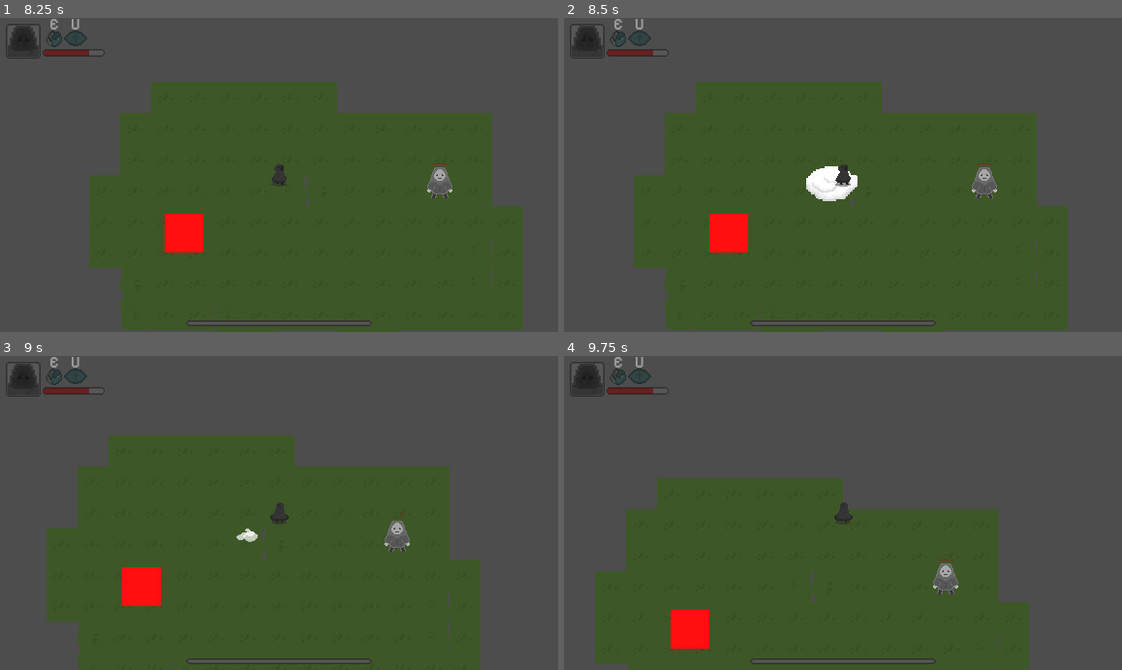
Above: before the commit, frames 1-4 (two rows, left to right).
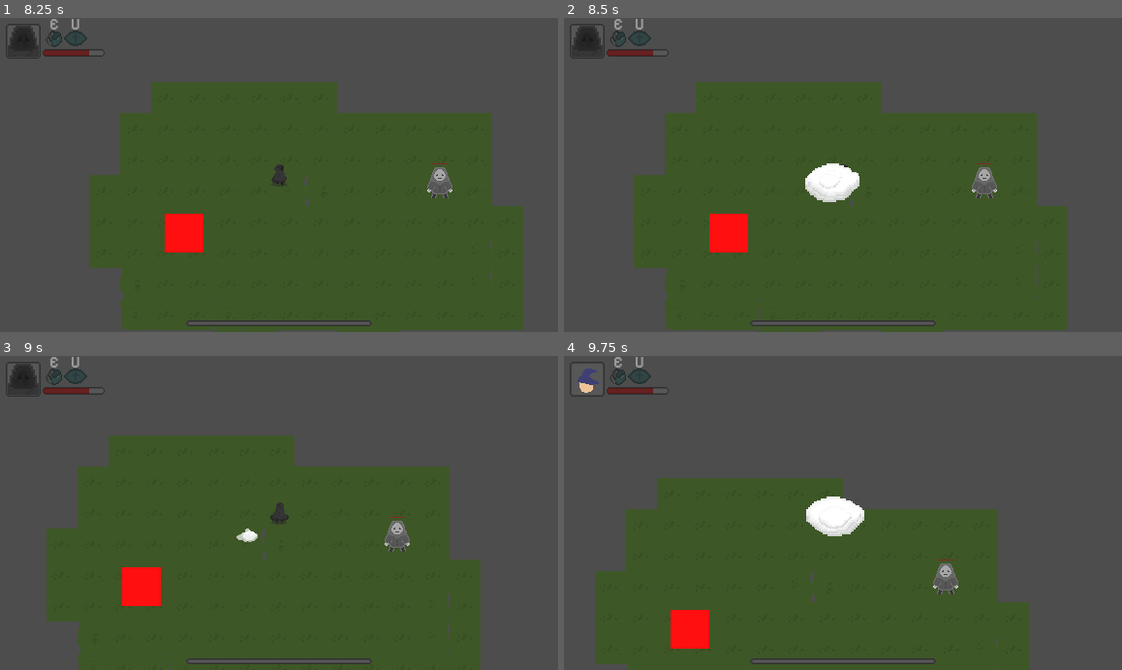
Above: after the commit, the same moments.

Repository: asztalosm/Sanctuary-of-Nyx
Game: Godot game, scene res://menu.tscn
Two runs of this game, one before a commit and one after it. Both use one fixed random seed, a clock stepped at 60 frames per second and the inputs below.
Inputs (mouse positions are in pixels of both pictures, inside the frame that each line leads up to):
- Up to frame 1 (8.25 s): click "Play" at 0.5 s; click "Play" at 1.25 s; click "Settings" at 2 s; tap Enter at 2.75, 4.25, 8.1 s; move the mouse to (401, 159) at 2.77 s; hold D (Right) 2.78-3.53 s; tap 1 (1) at 2.85, 3.8, 4.35, 5.3, 6.8 s; tap Space at 3.02, 3.5, 3.77, 5, 5.27, 6.02, 6.77 s; tap 2 (2) at 3.05, 3.6, 4.55, 5.1, 6.05, 7.55 s; move the mouse to (167, 190) at 3.52 s; hold Down (Down) 3.53-4.28 s; move the mouse to (334, 105) at 4.27 s; hold D (Right) 4.28-5.03 s; move the mouse to (251, 237) at 5.02 s; hold W (Up) 5.03-5.78 s; move the mouse to (446, 222) at 5.77 s; hold A (Left) 5.78-7.28 s; right-click (446, 222) at 5.85 s; move the mouse to (111, 127) at 6.52 s; click (111, 127) at 6.6 s; move the mouse to (306, 175) at 7.27 s; hold Down (Down) 7.28-8.03 s; tap B (B) at 7.35 s; move the mouse to (195, 96) at 8.02 s; hold D (Right) from 8.03 s (still down)
- Up to frame 2 (8.5 s): keep holding D (Right); tap Space at 8.27 s; tap 1 (1) at 8.3 s
- Up to frame 3 (9 s): move the mouse to (401, 497) at 8.77 s; release D (Right) at 8.78 s; hold W (Up) from 8.78 s (still down); tap 1 (1) at 8.85 s
- Up to frame 4 (9.75 s): tap Space at 9.02 s; tap 2 (2) at 9.05, 9.6 s; move the mouse to (731, 528) at 9.52 s; release W (Up) at 9.53 s; hold D (Right) from 9.53 s (still down)

Frame 1 is identical in both runs. In frame 2, 0.3% of the frame differs, in the area x 43-53%, y 46-59%; in frame 3, less than 0.1%; in frame 4, 1.5%, in the area x 1-54%, y 2-58%.

Commit message:
gui and character script changes, better particle system

Diff:
--- a/character.gd
+++ b/character.gd
@@ -61,12 +61,14 @@
 var hitenemies = []
 
 func switchcharacter(character):
-	for elements in Characters:
-		if elements.Class == currentcharacter.Class:
-			elements = currentcharacter
-	currentcharacter = character
-	$GPUParticles2D.emitting = true
-	changingcharacter = true
+	if !changingcharacter:
+		print(changingcharacter)
+		changingcharacter = true
+		for elements in Characters:
+			if elements.Class == currentcharacter.Class:
+				elements = currentcharacter
+		currentcharacter = character
+		$GPUParticles2D.restart()
 
 
 func _ready() -> void:
@@ -164,7 +166,7 @@
 		else:
 			velocity = Vector2(0,0)
 			if velocity == Vector2(0.0, 0.0):
-					$AnimatedSprite2D.play("frontidle")
+					$AnimatedSprite2D.play(currentcharacter.Class+"idle")
 
 		if Input.is_action_just_pressed("Attack") or Input.is_action_pressed("Attack"):
 			attack()
@@ -208,3 +210,8 @@
 		$Soundcontroller.play("footstepstart")
 	elif animname == "frontidle":
 		$Soundcontroller.play("footstepend")
+
+
+func characterswitched() -> void:
+	changingcharacter = false
+	print(changingcharacter)
--- a/character.tscn
+++ b/character.tscn
@@ -10,6 +10,7 @@
 [ext_resource type="Texture2D" uid="uid://bdllysncrmao8" path="res://resources/healthbarprogress.png" id="3_px5sl"]
 [ext_resource type="Texture2D" uid="uid://b48nfg2ml6qvu" path="res://resources/assassinicon.png" id="4_px5sl"]
 [ext_resource type="Texture2D" uid="uid://be450wnbhpqqp" path="res://resources/iconbackground.png" id="5_0qfo5"]
+[ext_resource type="Texture2D" uid="uid://tpks7i01ph7x" path="res://resources/temporarybadwizardbase.png" id="5_2ia7u"]
 [ext_resource type="AudioStream" uid="uid://c6c8y7kdyseup" path="res://resources/menubutton.wav" id="7_qi5as"]
 [ext_resource type="Shader" uid="uid://qqtrj4ugpi8b" path="res://resources/shaders/menubg.tres" id="8_jb3kq"]
 [ext_resource type="Texture2D" uid="uid://bx8eo8h6brff3" path="res://resources/backpack.png" id="8_lpiy1"]
@@ -36,14 +37,16 @@
 [ext_resource type="Texture2D" uid="uid://g1b26c8m7md3" path="res://resources/characterchangeparticle.png" id="34_lyohd"]
 
 [sub_resource type="Curve" id="Curve_lyohd"]
-_data = [Vector2(0, 1), 0.0, 0.0, 0, 0, Vector2(0.794118, 0.516854), -1.68617, -1.68617, 0, 0, Vector2(1, 0), 0.0, 0.0, 0, 0]
-point_count = 3
+_limits = [0.0, 1.0, 0.0, 1.2]
+_data = [Vector2(0, 1), 0.0, 0.0, 0, 0, Vector2(0.423529, 0.797753), 0.0, 0.0, 0, 0, Vector2(0.626471, 0.741573), -1.68617, -1.68617, 0, 0, Vector2(0.847059, 0.550562), 0.0, 0.0, 0, 0, Vector2(1.2, 0.146068), 0.0, 0.0, 0, 0]
+point_count = 5
 
 [sub_resource type="CurveTexture" id="CurveTexture_2ia7u"]
 curve = SubResource("Curve_lyohd")
 
 [sub_resource type="Curve" id="Curve_0fer6"]
-_data = [Vector2(0, 0), 0.0, 0.0, 0, 0, Vector2(0.161765, 1), 0.0, 0.0, 0, 0, Vector2(0.691177, 0.303371), 0.90438, 0.90438, 0, 0, Vector2(1, 0), 0.0, 0.0, 0, 0]
+_limits = [0.0, 1.3, 0.0, 1.0]
+_data = [Vector2(0, 0), 0.0, 0.0, 0, 0, Vector2(0.169118, 1.05169), 0.0, 0.0, 0, 0, Vector2(0.691177, 0.303371), 0.90438, 0.90438, 0, 0, Vector2(1, 0), 0.0, 0.0, 0, 0]
 point_count = 4
 
 [sub_resource type="CurveTexture" id="CurveTexture_aeagw"]
@@ -72,6 +75,38 @@
 shader_parameter/shading_option = 0
 shader_parameter/opacity_strength = 1.0
 
+[sub_resource type="AtlasTexture" id="AtlasTexture_2ia7u"]
+atlas = ExtResource("3_5said")
+region = Rect2(1128, 0, 24, 24)
+
+[sub_resource type="AtlasTexture" id="AtlasTexture_0fer6"]
+atlas = ExtResource("3_5said")
+region = Rect2(1104, 0, 24, 24)
+
+[sub_resource type="AtlasTexture" id="AtlasTexture_aeagw"]
+atlas = ExtResource("3_5said")
+region = Rect2(1080, 0, 24, 24)
+
+[sub_resource type="AtlasTexture" id="AtlasTexture_lphiu"]
+atlas = ExtResource("3_5said")
+region = Rect2(1056, 0, 24, 24)
+
+[sub_resource type="AtlasTexture" id="AtlasTexture_xc4g8"]
+atlas = ExtResource("3_5said")
+region = Rect2(1032, 0, 24, 24)
+
+[sub_resource type="AtlasTexture" id="AtlasTexture_xc8pg"]
+atlas = ExtResource("3_5said")
+region = Rect2(1008, 0, 24, 24)
+
+[sub_resource type="AtlasTexture" id="AtlasTexture_grlnq"]
+atlas = ExtResource("3_5said")
+region = Rect2(984, 0, 24, 24)
+
+[sub_resource type="AtlasTexture" id="AtlasTexture_3fhje"]
+atlas = ExtResource("3_5said")
+region = Rect2(960, 0, 24, 24)
+
 [sub_resource type="AtlasTexture" id="AtlasTexture_0a77e"]
 atlas = ExtResource("3_5said")
 region = Rect2(0, 0, 24, 24)
@@ -231,41 +266,38 @@
 [sub_resource type="AtlasTexture" id="AtlasTexture_jhe3f"]
 atlas = ExtResource("3_5said")
 region = Rect2(936, 0, 24, 24)
-
-[sub_resource type="AtlasTexture" id="AtlasTexture_2ia7u"]
-atlas = ExtResource("3_5said")
-region = Rect2(1128, 0, 24, 24)
-
-[sub_resource type="AtlasTexture" id="AtlasTexture_0fer6"]
-atlas = ExtResource("3_5said")
-region = Rect2(1104, 0, 24, 24)
-
-[sub_resource type="AtlasTexture" id="AtlasTexture_aeagw"]
-atlas = ExtResource("3_5said")
-region = Rect2(1080, 0, 24, 24)
-
-[sub_resource type="AtlasTexture" id="AtlasTexture_lphiu"]
-atlas = ExtResource("3_5said")
-region = Rect2(1056, 0, 24, 24)
-
-[sub_resource type="AtlasTexture" id="AtlasTexture_xc4g8"]
-atlas = ExtResource("3_5said")
-region = Rect2(1032, 0, 24, 24)
-
-[sub_resource type="AtlasTexture" id="AtlasTexture_xc8pg"]
-atlas = ExtResource("3_5said")
-region = Rect2(1008, 0, 24, 24)
-
-[sub_resource type="AtlasTexture" id="AtlasTexture_grlnq"]
-atlas = ExtResource("3_5said")
-region = Rect2(984, 0, 24, 24)
-
-[sub_resource type="AtlasTexture" id="AtlasTexture_3fhje"]
-atlas = ExtResource("3_5said")
-region = Rect2(960, 0, 24, 24)
 
 [sub_resource type="SpriteFrames" id="SpriteFrames_wfnr8"]
 animations = [{
+"frames": [{
+"duration": 1.0,
+"texture": SubResource("AtlasTexture_2ia7u")
+}, {
+"duration": 1.0,
+"texture": SubResource("AtlasTexture_0fer6")
+}, {
+"duration": 1.0,
+"texture": SubResource("AtlasTexture_aeagw")
+}, {
+"duration": 1.0,
+"texture": SubResource("AtlasTexture_lphiu")
+}, {
+"duration": 1.0,
+"texture": SubResource("AtlasTexture_xc4g8")
+}, {
+"duration": 1.0,
+"texture": SubResource("AtlasTexture_xc8pg")
+}, {
+"duration": 1.0,
+"texture": SubResource("AtlasTexture_grlnq")
+}, {
+"duration": 1.0,
+"texture": SubResource("AtlasTexture_3fhje")
+}],
+"loop": true,
+"name": &"Assassinidle",
+"speed": 5.0
+}, {
 "frames": [{
 "duration": 1.0,
 "texture": SubResource("AtlasTexture_0a77e")
@@ -413,31 +445,50 @@
 }, {
 "frames": [{
 "duration": 1.0,
-"texture": SubResource("AtlasTexture_2ia7u")
-}, {
-"duration": 1.0,
-"texture": SubResource("AtlasTexture_0fer6")
-}, {
-"duration": 1.0,
-"texture": SubResource("AtlasTexture_aeagw")
-}, {
-"duration": 1.0,
-"texture": SubResource("AtlasTexture_lphiu")
-}, {
-"duration": 1.0,
-"texture": SubResource("AtlasTexture_xc4g8")
-}, {
-"duration": 1.0,
-"texture": SubResource("AtlasTexture_xc8pg")
-}, {
-"duration": 1.0,
-"texture": SubResource("AtlasTexture_grlnq")
-}, {
-"duration": 1.0,
-"texture": SubResource("AtlasTexture_3fhje")
+"texture": ExtResource("5_2ia7u")
 }],
 "loop": true,
-"name": &"frontidle",
+"name": &"Mageidle",
+"speed": 5.0
+}, {
+"frames": [{
+"duration": 1.0,
+"texture": ExtResource("5_2ia7u")
+}],
+"loop": true,
+"name": &"Magewalk1",
+"speed": 5.0
+}, {
+"frames": [{
+"duration": 1.0,
+"texture": ExtResource("5_2ia7u")
+}],
+"loop": true,
+"name": &"Magewalk2",
+"speed": 5.0
+}, {
+"frames": [{
+"duration": 1.0,
+"texture": ExtResource("5_2ia7u")
+}],
+"loop": true,
+"name": &"Magewalk3",
+"speed": 5.0
+}, {
+"frames": [{
+"duration": 1.0,
+"texture": ExtResource("5_2ia7u")
+}],
+"loop": true,
+"name": &"Magewalk4",
+"speed": 5.0
+}, {
+"frames": [{
+"duration": 1.0,
+"texture": ExtResource("5_2ia7u")
+}],
+"loop": true,
+"name": &"Magewalk5",
 "speed": 5.0
 }]
 
@@ -1138,12 +1189,11 @@
 script = ExtResource("1_pjt0s")
 
 [node name="GPUParticles2D" type="GPUParticles2D" parent="Player"]
+z_index = 999
 emitting = false
-amount = 5
 texture = ExtResource("34_lyohd")
 one_shot = true
 explosiveness = 1.0
-randomness = 0.1
 process_material = SubResource("ParticleProcessMaterial_lphiu")
 
 [node name="CollisionShape2D" type="CollisionShape2D" parent="Player"]
@@ -1154,8 +1204,8 @@
 [node name="AnimatedSprite2D" type="AnimatedSprite2D" parent="Player"]
 material = SubResource("ShaderMaterial_lpiy1")
 sprite_frames = SubResource("SpriteFrames_wfnr8")
-animation = &"Assassinwalk5"
-autoplay = "frontidle"
+animation = &"Mageidle"
+autoplay = "Assassinidle"
 
 [node name="Camera2D" type="Camera2D" parent="Player"]
 
@@ -1377,6 +1427,7 @@
 offset_bottom = 282.0
 split_offset = 76
 dragging_enabled = false
+dragger_visibility = 1
 drag_area_highlight_in_editor = true
 
 [node name="Control" type="Control" parent="Player/GUI/Inventory/VSplitContainer"]
@@ -1649,24 +1700,7 @@
 &"": SubResource("AnimationLibrary_kjduu")
 }
 
-[node name="CPUParticles2D" type="CPUParticles2D" parent="Player"]
-emitting = false
-amount = 48
-texture = ExtResource("34_lyohd")
-lifetime = 0.7
-one_shot = true
-explosiveness = 1.0
-randomness = 0.1
-emission_shape = 1
-emission_sphere_radius = 7.0
-direction = Vector2(1, 1)
-spread = 180.0
-gravity = Vector2(0, 0)
-initial_velocity_min = 3.0
-initial_velocity_max = 6.0
-scale_amount_min = 0.2
-scale_amount_max = 0.3
-
+[connection signal="finished" from="Player/GPUParticles2D" to="Player" method="characterswitched"]
 [connection signal="animation_changed" from="Player/AnimatedSprite2D" to="Player" method="sprite_animation_changed"]
 [connection signal="area_entered" from="Player/Hitcheck" to="Player" method="_on_hitcheck_area_entered"]
 [connection signal="animation_finished" from="Player/Hitcheck/AnimatedSprite2D" to="Player" method="_attack_animation_finished"]
--- a/gui.gd
+++ b/gui.gd
@@ -33,6 +33,7 @@
 
 
 func _process(_delta: float) -> void:
+	$Charactericon.texture = get_parent().currentcharacter.Icon
 	$Health/HealthBar.max_value = get_parent().maxhealth
 	$Health/HealthBar.value = get_parent().health
 	$Experience/TextureProgressBar.max_value = get_parent().globalcharacterstats.XptoNextLevel
Not shown: 2 places in character.tscn that only renumber resources
